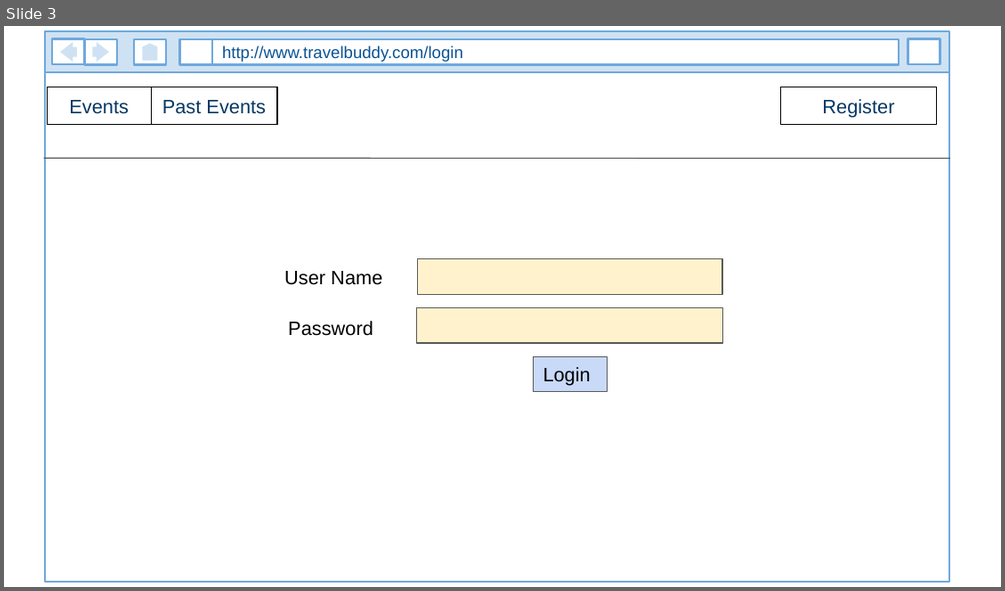
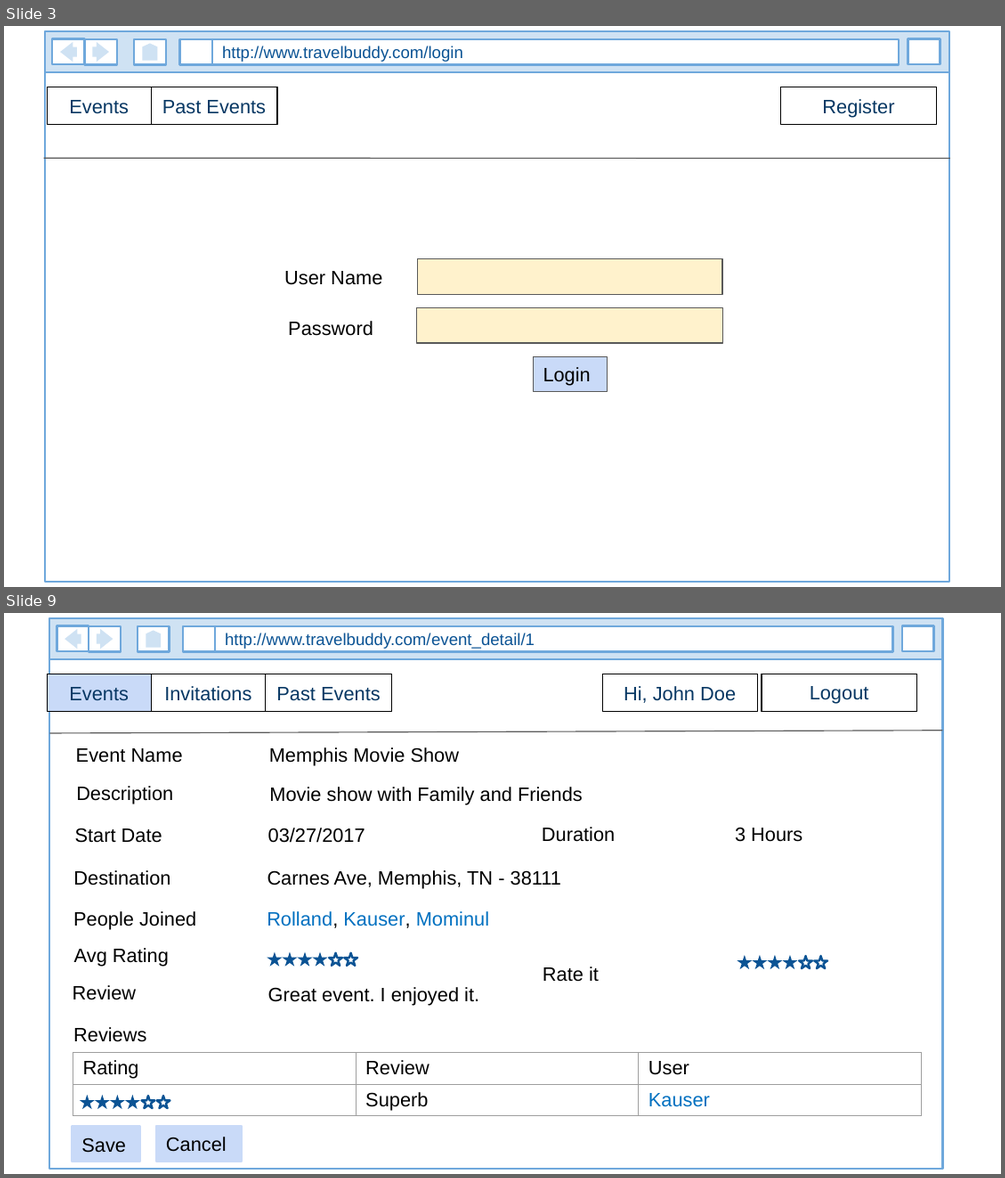
Before and after one commit to kauser-cse-buet/TravelWithBuddy, a slide deck: misc/user_interface_designs.pptx. Shown one above the other, each under a label of ours: slide 3 before the commit, slides 3 and 9 after it; the slides between them are not shown. The pictures are 1005x591 and 1005x1178 pixels, drawn with LibreOffice and Linux fonts; fonts in the diff are those of the drawing. Boxes give left, top, right and bottom in pixels: in the first picture for what was removed or moved away, otherwise in the second. Text is boxed around its words. In the diff, an @@ line names an element or a change of style, - is before the commit and + after.

Commit message:
Updated individual assignment and user interface design.

```diff
--- a/misc/user_interface_designs.pptx
+++ b/misc/user_interface_designs.pptx
@@ slide 9 added at [4, 613, 1001, 1174], background #FFFFFF @@
@@ group added at [50, 619, 943, 1168]: 8 rectangles, 2 right arrows, 1 flow chart offpage connector @@
+http://www.travelbuddy.com/event_detail/1
@@ rectangle added at [47, 674, 151, 712], fill #C9DAF8, outline #000000 0.75 pt, 14 pt, text #073763 @@
+Events
@@ rectangle added at [151, 674, 265, 712], outline #000000 0.75 pt, 14 pt, text #073763 @@
+Invitations
@@ rectangle added at [265, 674, 392, 712], outline #000000 0.75 pt, 14 pt, text #073763 @@
+Past Events
@@ rectangle added at [602, 674, 758, 712], outline #000000 0.75 pt, 14 pt, text #073763 @@
+Hi, John Doe
@@ rectangle added at [761, 674, 917, 712], outline #000000 0.75 pt, 14 pt, text #073763 @@
+Logout
@@ line added from (50, 734) to (942, 730), #595959 0.75 pt @@
@@ text added at [76, 748, 183, 763], 14 pt, text #000000 @@
+Event Name
@@ text added at [269, 747, 460, 766], 14 pt, text #000000 @@
+Memphis Movie Show
@@ cross added at [798, 770, 842, 794], fill #FFFFFF @@
@@ text added at [76, 786, 173, 804], 14 pt, text #000000 @@
+Description
@@ text added at [269, 787, 582, 805], 14 pt, text #000000 @@
+Movie show with Family and Friends
@@ text added at [75, 827, 162, 843], 14 pt, text #000000 @@
+Start Date
@@ text added at [268, 827, 365, 843], 14 pt, text #000000 @@
+03/27/2017
@@ text added at [542, 827, 615, 842], 14 pt, text #000000 @@
+Duration
@@ text added at [735, 827, 802, 842], 14 pt, text #000000 @@
+3 Hours
@@ text added at [73, 870, 170, 885], 14 pt, text #000000 @@
+Destination
@@ text added at [267, 870, 561, 889], 14 pt, text #000000 @@
+Carnes Ave, Memphis, TN - 38111
@@ text added at [73, 911, 196, 930], 14 pt, text #000000 @@
+People Joined
@@ text added at [267, 911, 489, 928], 14 pt, text #0070C0 @@
+Rolland, Kauser, Mominul
@@ text added at [74, 948, 169, 966], 14 pt, text #000000 @@
+Avg Rating
@@ group added at [267, 952, 356, 965]: 6 stars @@
@@ group added at [736, 955, 827, 969]: 6 stars @@
@@ text added at [73, 985, 136, 1000], 14 pt, text #000000 @@
+Review
@@ text added at [542, 966, 599, 981], 14 pt, text #000000 @@
+Rate it
@@ text added at [268, 987, 479, 1005], 14 pt, text #000000 @@
+Great event. I enjoyed it.
@@ text added at [73, 1027, 146, 1042], 14 pt, text #000000 @@
+Reviews
@@ table added at [73, 1052, 922, 1119], 2 rows, 3 columns @@
+Rating | Review | User
+ | Superb | Kauser
@@ group added at [80, 1094, 170, 1109]: 6 stars @@
@@ rectangle added at [72, 1127, 139, 1161], fill #C9DAF8, outline #C9DAF8 1.5 pt, 14 pt, text #000000 @@
+Save
@@ rectangle added at [155, 1126, 242, 1160], fill #C9DAF8, outline #C9DAF8 1.5 pt, 14 pt, text #000000 @@
+Cancel
```
Also in this commit, not shown: 8 slides changed, 1 slide removed, 2 other files.
